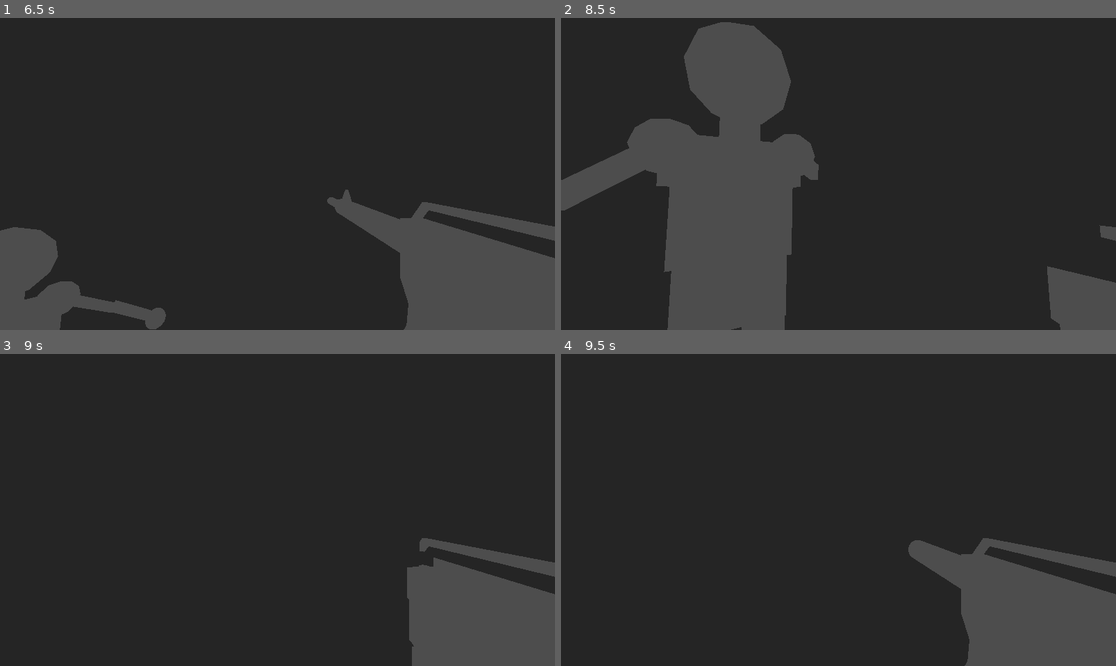
Above: before the commit, frames 1-4 (two rows, left to right).
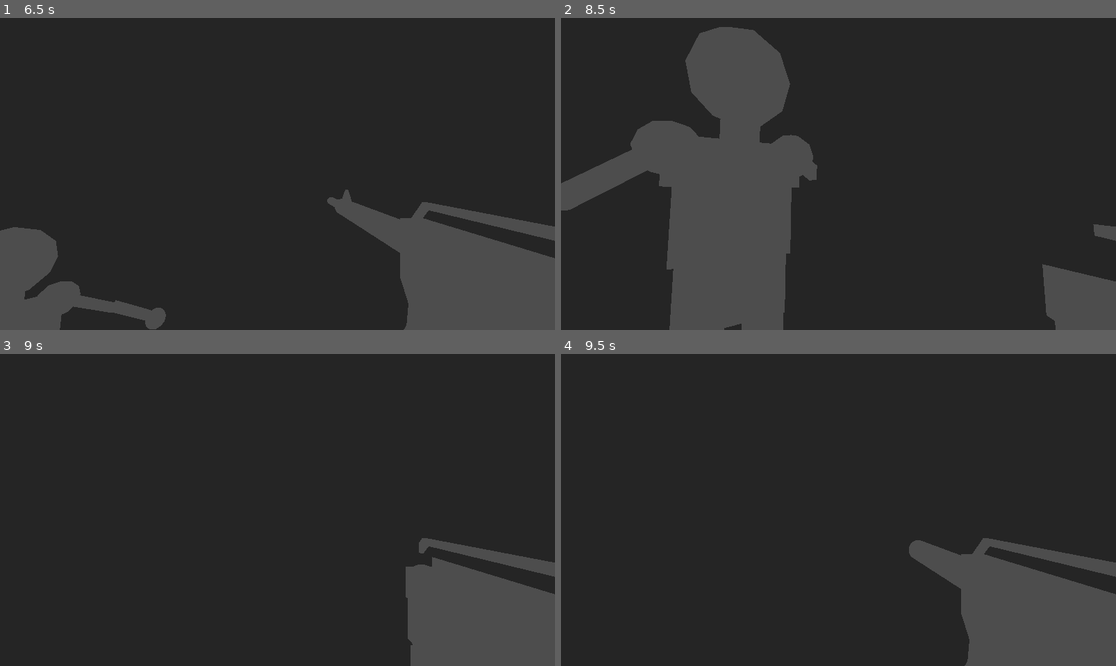
Above: after the commit, the same moments.

Repository: PrestonBrown1/3D-Game
Game: Godot game, scene res://game.tscn
Same seed, same stepped clock (60 frames per second), same inputs: the game is played once before the commit and once after it.
Inputs (mouse positions are in pixels of both pictures, inside the frame that each line leads up to):
- Up to frame 1 (6.5 s): move the mouse to (271, 180) at 0.52 s; hold W (Forward) 0.53-2.78 s; tap Space (Jump) at 0.77, 1.52, 2.75, 3.02, 3.77, 4.52, 5.75, 6.02 s; move the mouse to (316, 177) at 1.27 s; tap Enter at 2, 4.25 s; move the mouse to (233, 170) at 2.02 s; move the mouse to (283, 174) at 2.77 s; hold A (Left) 2.78-3.53 s; move the mouse to (255, 167) at 3.52 s; hold W (Forward) 3.53-5.78 s; move the mouse to (305, 174) at 4.27 s; move the mouse to (249, 174) at 5.02 s; move the mouse to (288, 167) at 5.77 s; hold D (Right) from 5.78 s (still down)
- Up to frame 2 (8.5 s): move the mouse to (832, 180) at 6.52 s; release D (Right) at 6.53 s; hold W (Forward) from 6.53 s (still down); tap Space (Jump) at 6.77, 7.52 s; move the mouse to (877, 177) at 7.27 s; tap Enter at 8 s; move the mouse to (794, 170) at 8.02 s
- Up to frame 3 (9 s): move the mouse to (283, 510) at 8.77 s; release W (Forward) at 8.78 s; hold A (Left) from 8.78 s (still down)
- Up to frame 4 (9.5 s): keep holding A (Left); tap Space (Jump) at 9.02 s

Frame 1 is identical in both runs. In frame 2, 1.4% of the frame differs, in the area x 0-100%, y 1-100%; in frame 3, 0.1%; in frame 4, less than 0.1%.

Commit message:
Enemy can damage player

Diff:
--- a/Enemy/enemy.gd
+++ b/Enemy/enemy.gd
@@ -46,7 +46,7 @@
 	else:
 		inputDir.y = 1
 		#velocity.z = SPEED
-	print(inputDir)
+
 	var angle = (transform.basis * Vector3(inputDir.x, 0, inputDir.y)).normalized()
 	if angle:
 		velocity.x = angle.x * SPEED
@@ -56,3 +56,11 @@
 		velocity.z = move_toward(velocity.z, 0, SPEED)
 
 	move_and_slide()
+
+
+func _on_area_3d_body_entered(body):
+	if body.name == "Player":
+		print(body.health)
+		body.health -= 10
+		if body.health < 0:
+			body.queue_free()
--- a/Enemy/enemy.tscn
+++ b/Enemy/enemy.tscn
@@ -1,10 +1,13 @@
-[gd_scene load_steps=4 format=3 uid="uid://d0yu4rw7mnhpi"]
+[gd_scene load_steps=5 format=3 uid="uid://d0yu4rw7mnhpi"]
 
 [ext_resource type="Script" path="res://Enemy/enemy.gd" id="1_llnf6"]
 [ext_resource type="PackedScene" uid="uid://ch7t1dqqovt3v" path="res://Assets/Enemy.glb" id="2_44m6y"]
 
 [sub_resource type="CapsuleShape3D" id="CapsuleShape3D_aebjn"]
 radius = 0.3
+
+[sub_resource type="BoxShape3D" id="BoxShape3D_01nyh"]
+size = Vector3(1, 2, 1)
 
 [node name="Enemy" type="CharacterBody3D"]
 script = ExtResource("1_llnf6")
@@ -14,3 +17,11 @@
 [node name="CollisionShape3D" type="CollisionShape3D" parent="."]
 transform = Transform3D(1, 0, 0, 0, 1, 0, 0, 0, 1, 0, 0.960076, 0)
 shape = SubResource("CapsuleShape3D_aebjn")
+
+[node name="Area3D" type="Area3D" parent="."]
+
+[node name="CollisionShape3D" type="CollisionShape3D" parent="Area3D"]
+transform = Transform3D(1, 0, 0, 0, 1, 0, 0, 0, 1, 0, 0.960076, 0)
+shape = SubResource("BoxShape3D_01nyh")
+
+[connection signal="body_entered" from="Area3D" to="." method="_on_area_3d_body_entered"]
--- a/Player/player.gd
+++ b/Player/player.gd
@@ -5,12 +5,14 @@
 const JUMP_VELOCITY = 4.5
 var MOUSE_SENSITIVITY = .01
 var MOUSE_RANGE = 1
+var health
 
 # Get the gravity from the project settings to be synced with RigidBody nodes.
 var gravity = ProjectSettings.get_setting("physics/3d/default_gravity")
 
 func _ready():
 	Input.mouse_mode = Input.MOUSE_MODE_CAPTURED
+	health = 100
 
 func _unhandled_input(event):
 	# if the mouse has moved
